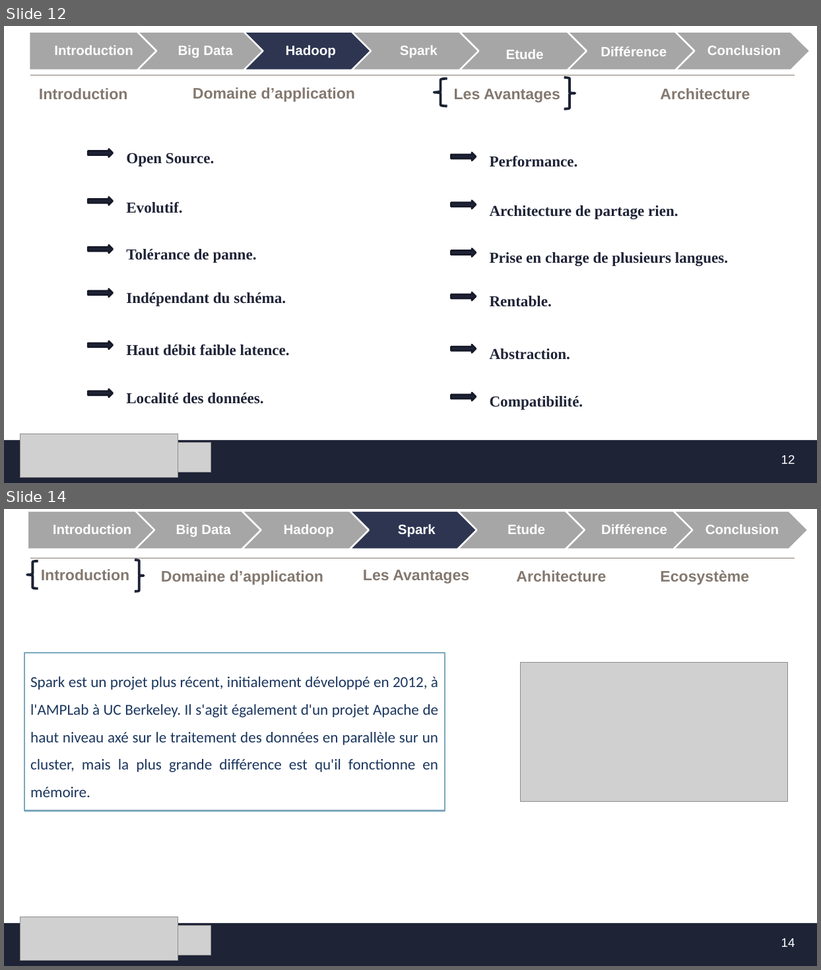
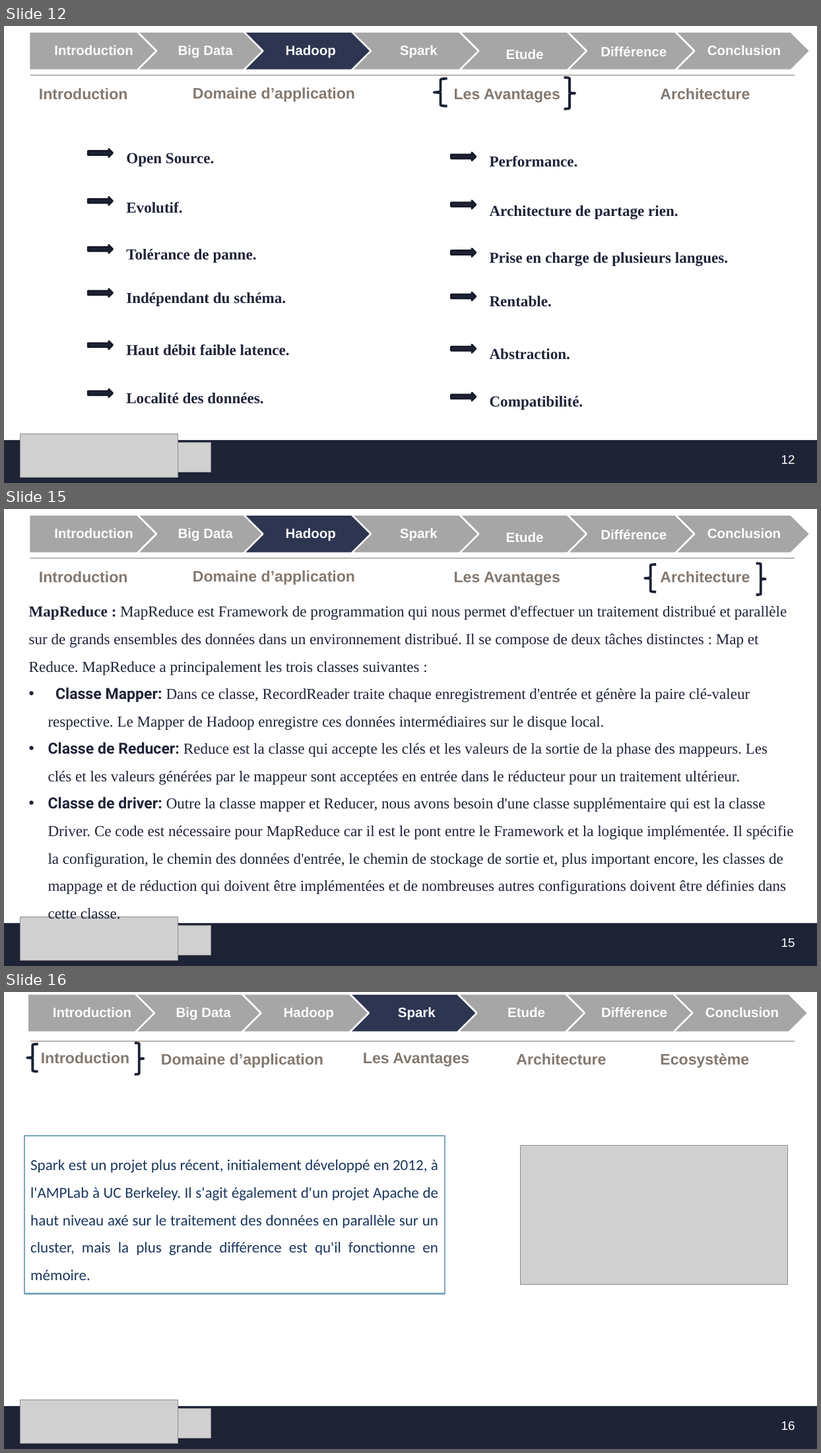
Before and after one commit to MF-13/E-Learning_Platforme, a slide deck: SFE/Présentation_SFE.pptx. Shown one above the other, each under a label of ours: slides 12 and 14 before the commit, slides 12, 15 and 16 after it; the slides between them are not shown. The pictures are 821x970 and 821x1453 pixels, drawn with LibreOffice and Linux fonts; fonts in the diff are those of the drawing; grey boxes stand for pictures; background and template pictures are left out. Boxes give left, top, right and bottom in pixels: in the first picture for what was removed or moved away, otherwise in the second. Text is boxed around its words. In the diff, an @@ line names an element or a change of style, - is before the commit and + after.

```diff
--- a/SFE/Présentation_SFE.pptx
+++ b/SFE/Présentation_SFE.pptx
@@ slide 15 added at <box>4,509,817,966</box>, background #FFFFFF; not listed: 4 template elements that a slide beside it also shows @@
@@ group added at <box>29,514,811,553</box>: 7 texts, 6 chevrons, 1 pentagon arrow @@
+Introduction
+Big Data
+Hadoop
+Spark
+Etude
+Différence
+Conclusion
@@ left brace added at <box>645,564,657,592</box>, outline #1D2235 3 pt @@
@@ right brace added at <box>756,563,765,595</box>, outline #1D2235 3 pt @@
@@ title added at <box>39,571,128,582</box>, 18 pt, text #83786F, bold @@
+Introduction
@@ text added at <box>193,570,355,585</box>, 18 pt, text #83786F, bold @@
+Domaine d’application
@@ text added at <box>454,572,560,586</box>, 18 pt, text #83786F, bold @@
+Les Avantages
@@ text added at <box>660,571,750,582</box>, 18 pt, text #83786F, bold @@
+Architecture
@@ text added at <box>29,605,794,920</box>, 18 pt, text #1E2336 @@
+MapReduce : MapReduce est Framework de programmation qui nous permet d'effectuer un traitement distribué et parallèle sur de grands ensembles des données dans un environnement distribué. Il se compose de deux tâches distinctes : Map et Reduce. MapReduce a principalement les trois classes suivantes :
+• Classe Mapper: Dans ce classe, RecordReader traite chaque enregistrement d'entrée et génère la paire clé-valeur respective. Le Mapper de Hadoop enregistre ces données intermédiaires sur le disque local.
+• Classe de Reducer: Reduce est la classe qui accepte les clés et les valeurs de la sortie de la phase des mappeurs. Les clés et les valeurs générées par le mappeur sont acceptées en entrée dans le réducteur pour un traitement ultérieur.
+• Classe de driver: Outre la classe mapper et Reducer, nous avons besoin d'une classe supplémentaire qui est la classe Driver. Ce code est nécessaire pour MapReduce car il est le pont entre le Framework et la logique implémentée. Il spécifie la configuration, le chemin des données d'entrée, le chemin de stockage de sortie et, plus important encore, les classes de mappage et de réduction qui doivent être implémentées et de nombreuses autres configurations doivent être définies dans cette classe.
@@ picture added at <box>20,917,178,961</box> @@
@@ picture added at <box>20,926,211,956</box> @@
@@ page number added at <box>781,939,795,947</box>, 14.7 pt, text #FFFFFF @@
+15
@@ what was slide 14 is now slide 16 @@
@@ page number at <box>781,1422,795,1430</box>: text changed @@
-14
+16
```
Also in this commit, not shown: 10 slides changed, 13 other slides added.
